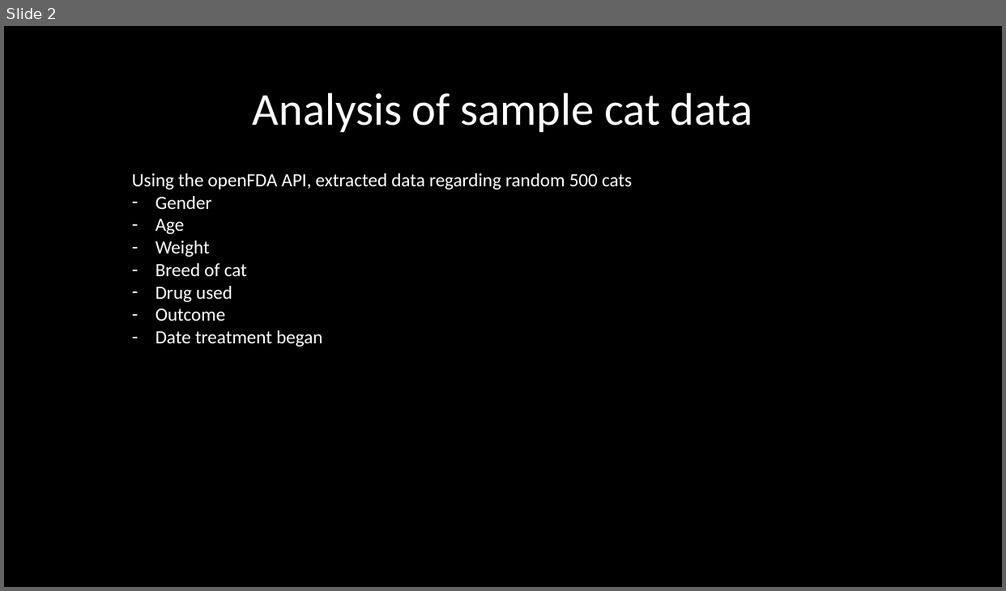
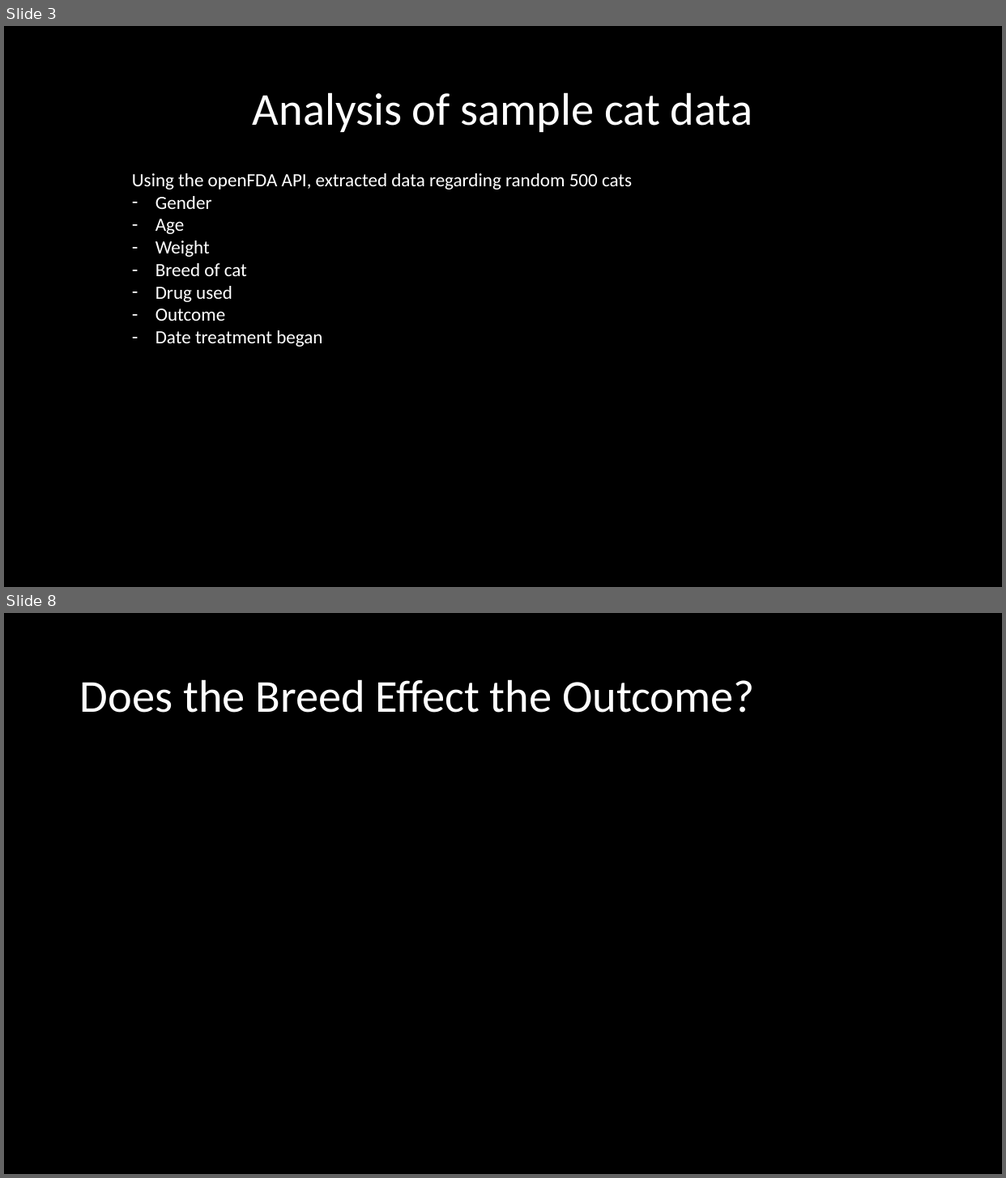
Before and after one commit to lilla-b/EDA, a slide deck: US_Food_Drug_Admin.pptx. Shown one above the other, each under a label of ours: slide 2 before the commit, slides 3 and 8 after it; the slides between them are not shown. The pictures are 1006x591 and 1006x1178 pixels, drawn with LibreOffice and Linux fonts; fonts in the diff are those of the drawing. Boxes give left, top, right and bottom in pixels: in the first picture for what was removed or moved away, otherwise in the second. Text is boxed around its words. In the diff, an @@ line names an element or a change of style, - is before the commit and + after.

```diff
--- a/US_Food_Drug_Admin.pptx
+++ b/US_Food_Drug_Admin.pptx
@@ slide 8 added at (4,613,1002,1174), background #000000 @@
@@ title added at (80,679,755,713), 44 pt, text #FFFFFF @@
+Does the Breed Effect the Outcome?
@@ what was slide 2 is now slide 3 @@
```
Also in this commit, not shown: 5 other slides added, 4 slides removed.
